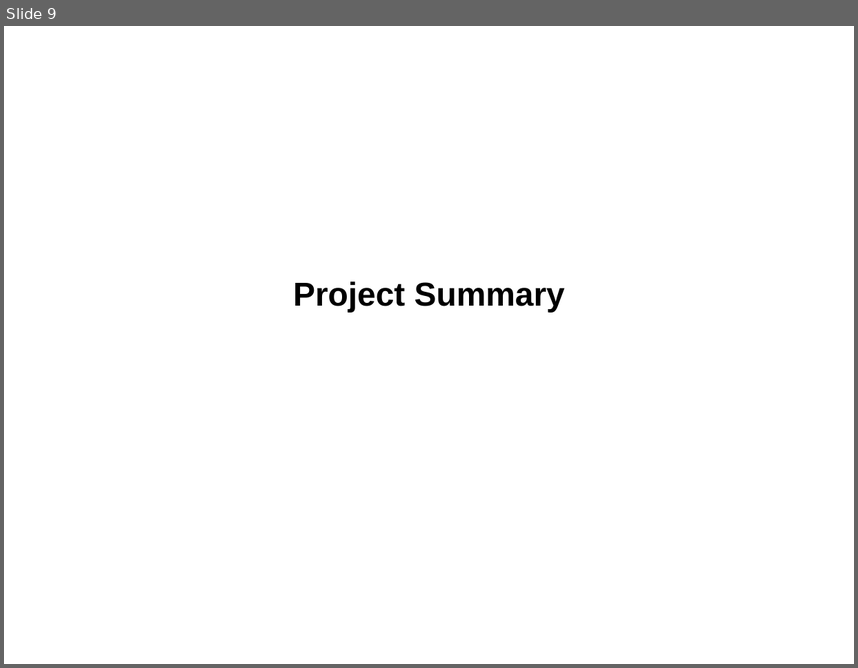
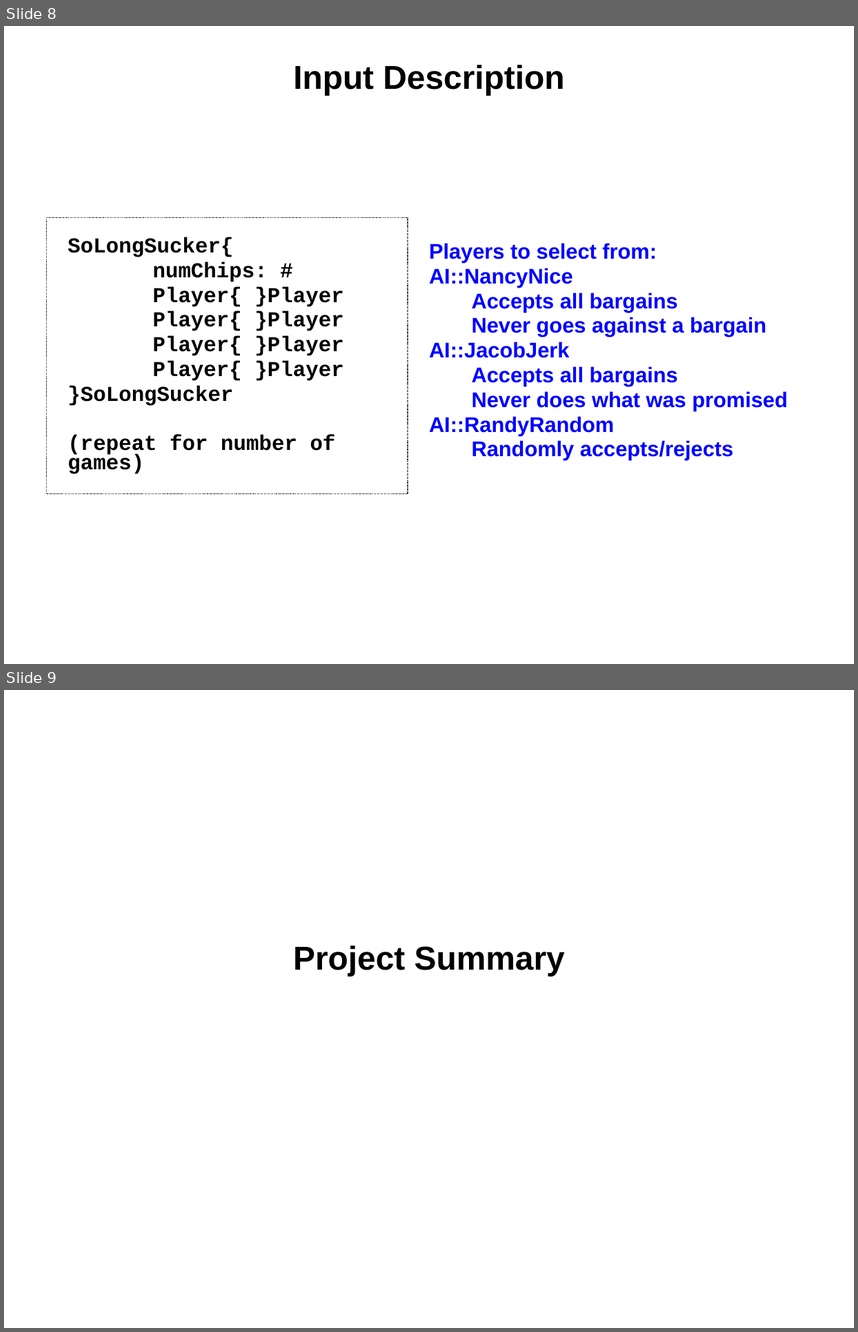
Before and after one commit to Steve132/solongsucker, a slide deck: doc/Presentation.ppt. Shown one above the other, each under a label of ours: slide 9 before the commit, slides 8 and 9 after it. The pictures are 858x668 and 858x1332 pixels, drawn with LibreOffice and Linux fonts; fonts in the diff are those of the drawing. Boxes give left, top, right and bottom in pixels: in the first picture for what was removed or moved away, otherwise in the second. Text is boxed around its words. In the diff, an @@ line names an element or a change of style, - is before the commit and + after.

Commit message:
Added Input Description slide.  Took 10 minutes.

```diff
--- a/doc/Presentation.ppt
+++ b/doc/Presentation.ppt
@@ slide 8 added at [4,26,854,664], background #FFFFFF @@
@@ title added at [293,65,564,95], 28 pt, text #000000, bold @@
+Input Description
@@ subtitle added at [47,217,408,494], outline #000000 0.74 pt dashed, 18 pt, text #000000, bold @@
+SoLongSucker{
+numChips: #
+Player{ }Player
+Player{ }Player
+Player{ }Player
+Player{ }Player
+}SoLongSucker
+(repeat for number of games)
@@ text added at [429,243,788,460], 18 pt, text #0000FF, bold @@
+Players to select from:
+AI::NancyNice
+Accepts all bargains
+Never goes against a bargain
+AI::JacobJerk
+Accepts all bargains
+Never does what was promised
+AI::RandyRandom
+Randomly accepts/rejects
```
Also in this commit, not shown: 2 slides changed, 1 other slide added, 2 slides removed.
